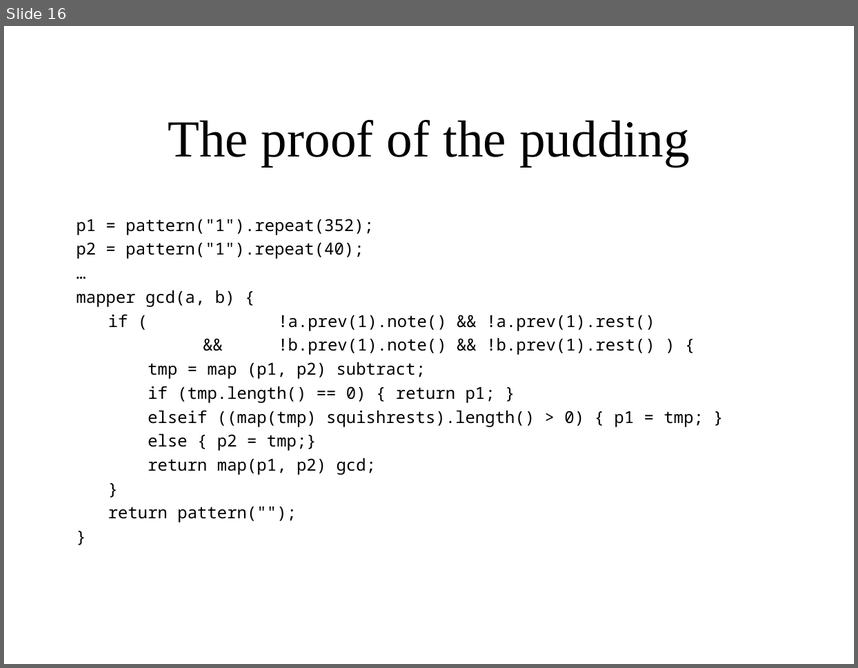
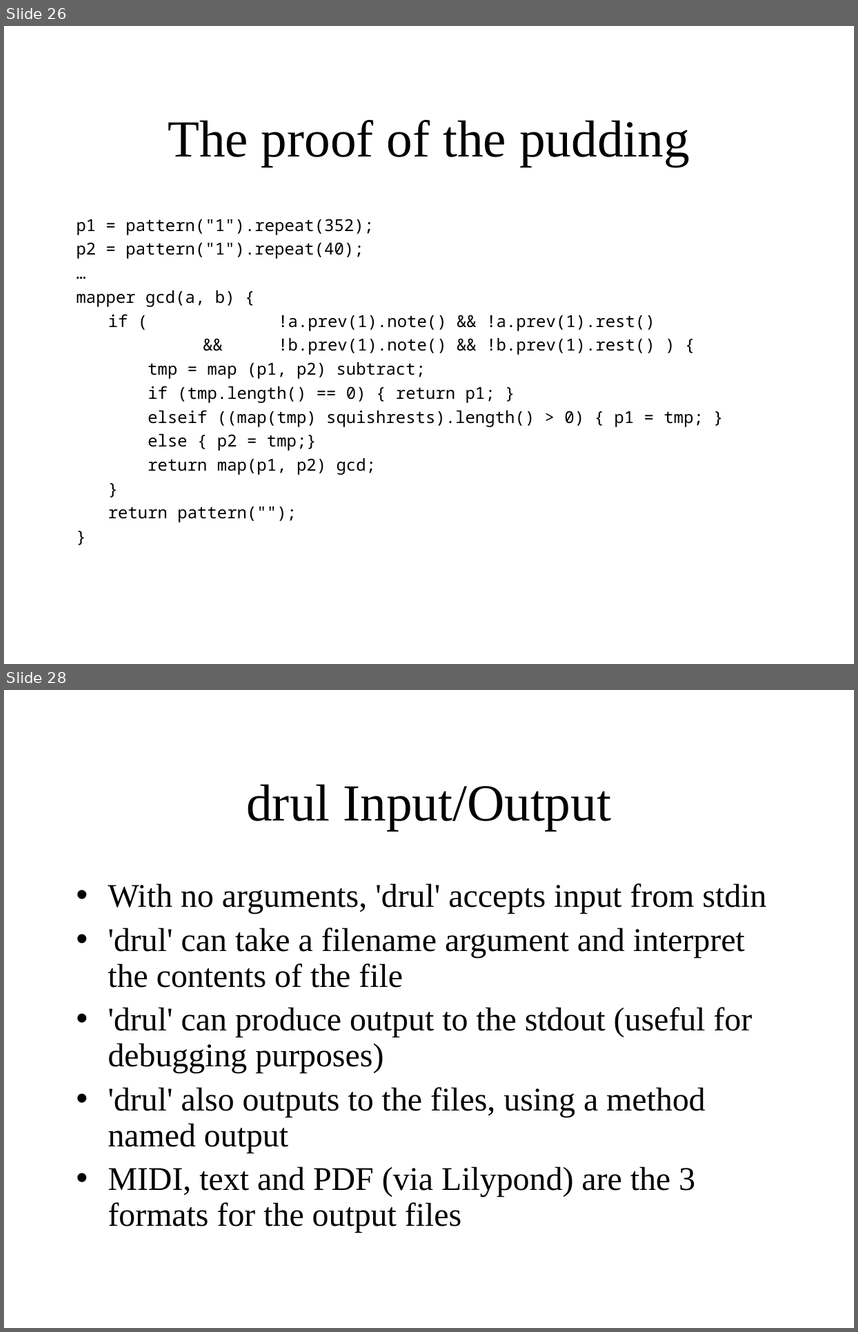
Before and after one commit to waseemilahi/drul, a slide deck: Presentation/Parts1-2.ppt. Shown one above the other, each under a label of ours: slide 16 before the commit, slides 26 and 28 after it; the slides between them are not shown. The pictures are 858x668 and 858x1332 pixels, drawn with LibreOffice and Linux fonts; fonts in the diff are those of the drawing. Boxes give left, top, right and bottom in pixels: in the first picture for what was removed or moved away, otherwise in the second. Text is boxed around its words. In the diff, an @@ line names an element or a change of style, - is before the commit and + after.

```diff
--- a/Presentation/Parts1-2.ppt
+++ b/Presentation/Parts1-2.ppt
@@ slide 28 added at bbox=[4, 690, 854, 1328], background #FFFFFF @@
@@ title added at bbox=[246, 784, 611, 830], 44 pt, text #000000 @@
+drul Input/Output
@@ text added at bbox=[108, 883, 766, 1232], 28 pt, text #000000 @@
+• With no arguments, 'drul' accepts input from stdin
+• 'drul' can take a filename argument and interpret the contents of the file
+• 'drul' can produce output to the stdout (useful for debugging purposes)
+• 'drul' also outputs to the files, using a method named output
+• MIDI, text and PDF (via Lilypond) are the 3 formats for the output files
@@ what was slide 16 is now slide 26 @@
```
Also in this commit, not shown: 11 slides changed, 21 other slides added, 3 slides removed.
